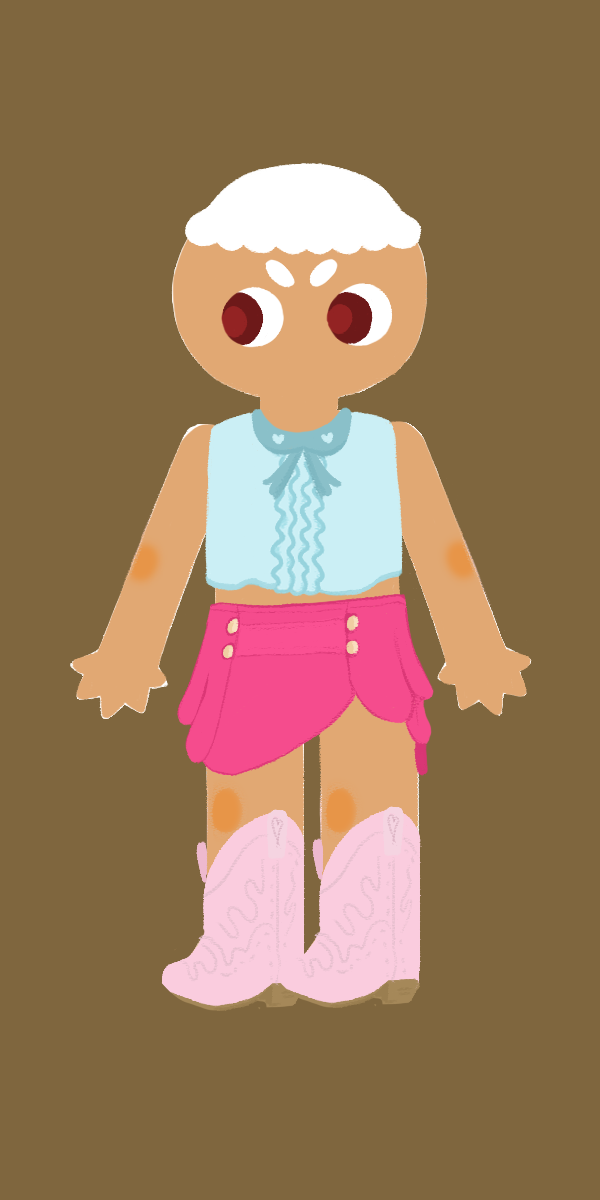
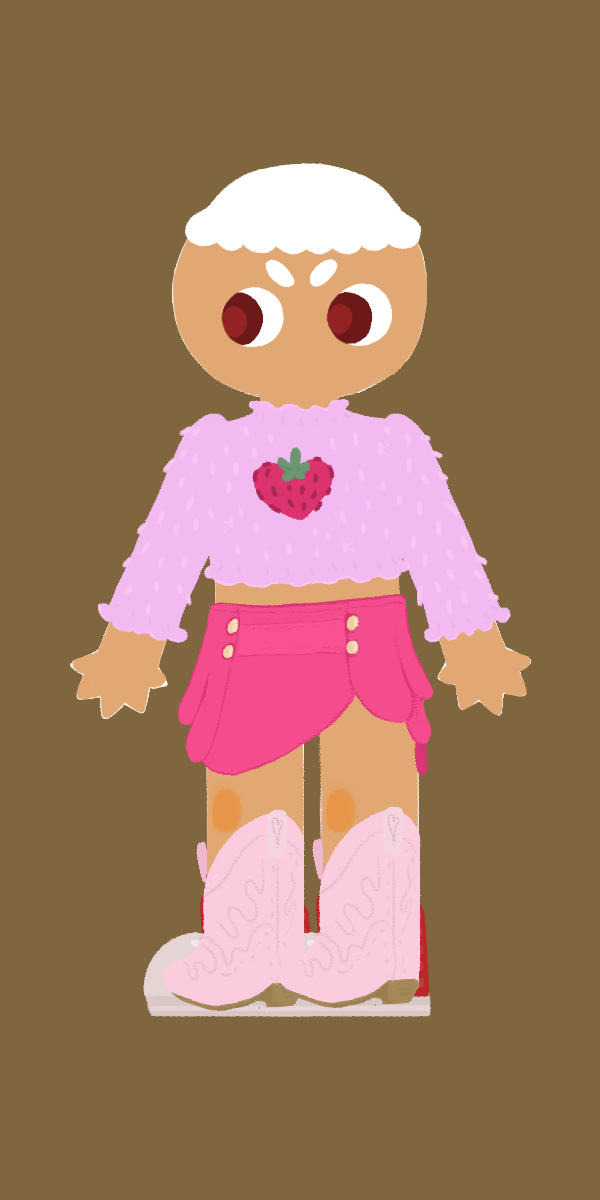
Layer changes from the first 600px x 1200px image to the second:
showed group "Converse" (3 layers) over [143, 895, 432, 1023]
hid group "Tank_Collar" (1 layers) over [204, 407, 403, 597]
showed group "Sweater_Pink" (4 layers) over [97, 398, 511, 643]
painted on "Top_PinkSweater" over [122, 422, 216, 616]
painted on "L_Sleeve_PinkSweater" over [122, 423, 217, 616]
